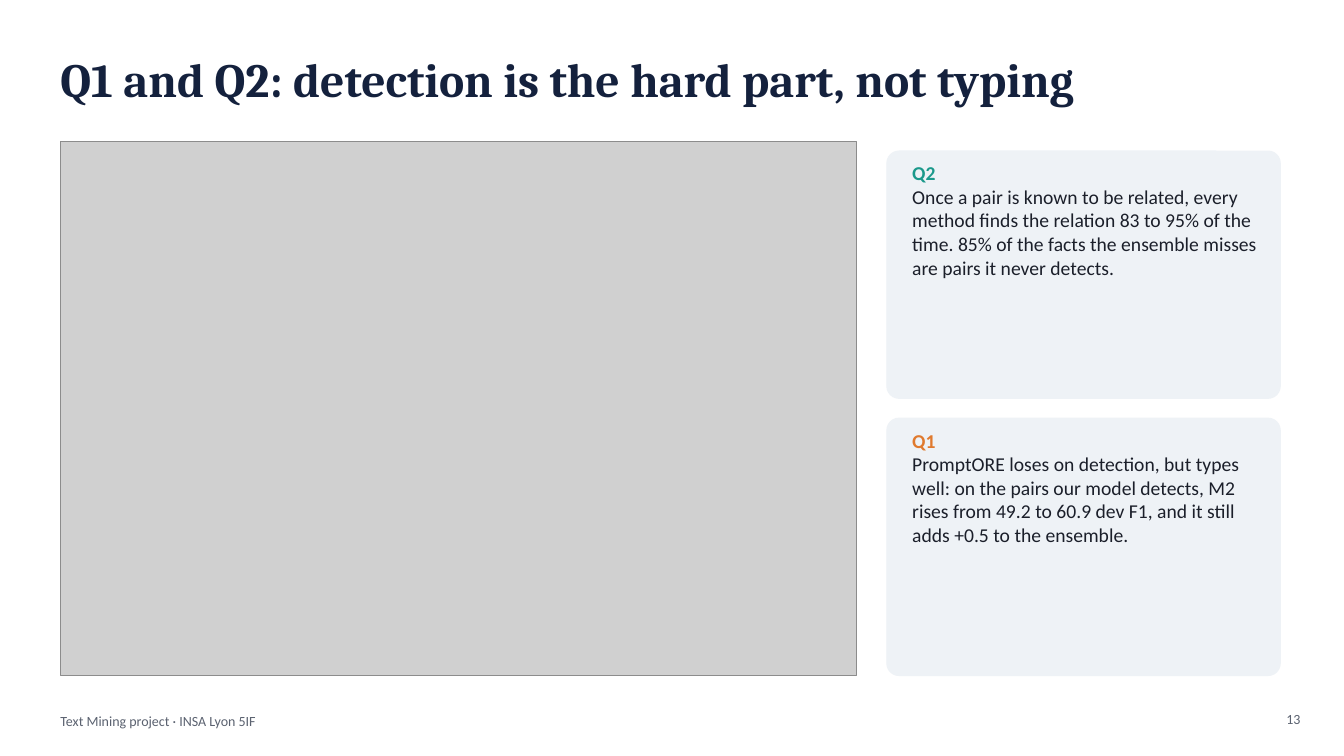
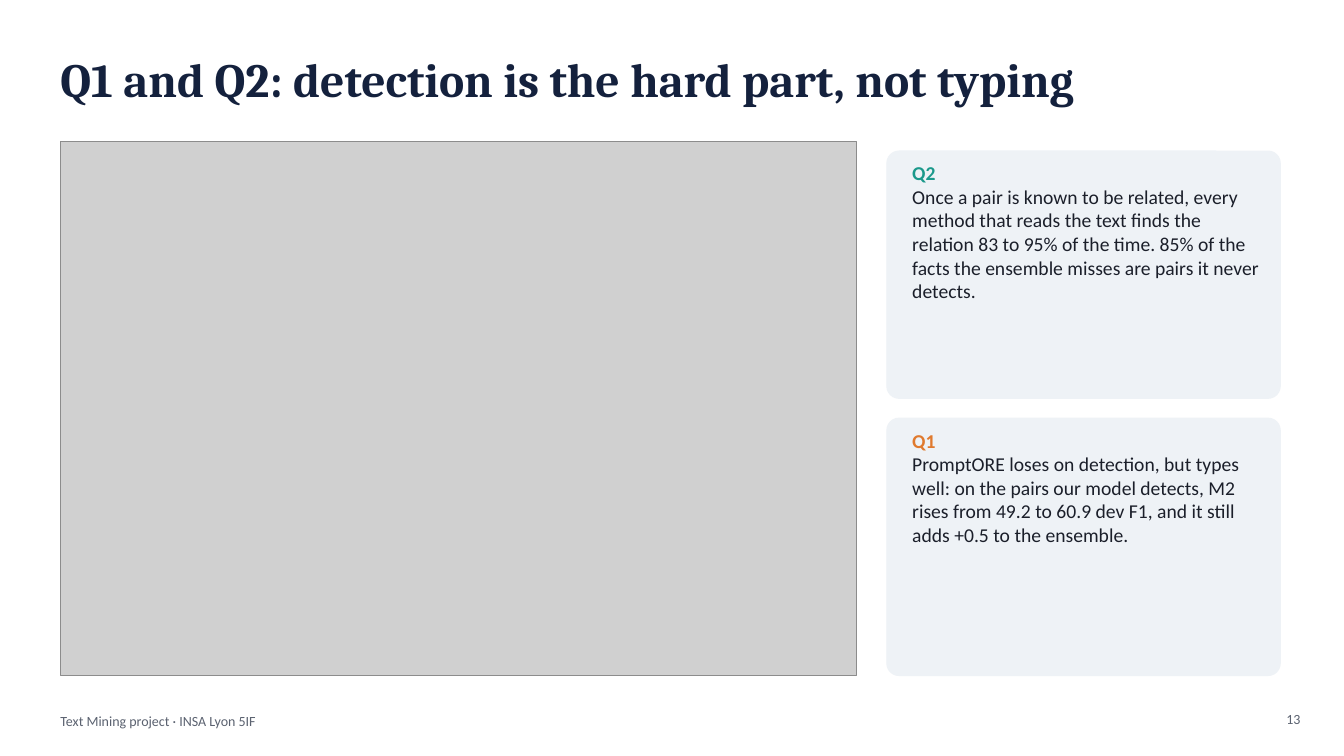
Before and after one commit to ZHU-Laurent/Knowledge-graph-extraction-from-text, a slide deck: slide 13 of report/presentation.pptx. Drawn at 1344x756 pixels with LibreOffice and Linux fonts; fonts in the diff are those of the drawing; grey boxes stand for pictures. Boxes give left, top, right and bottom in pixels: in the first picture for what was removed or moved away, otherwise in the second. Text is boxed around its words. In the diff, an @@ line names an element or a change of style, - is before the commit and + after.

Commit message:
docs: consistency pass after adding M0'
- report and slides: the typing range 83 to 95 is for methods that read the
  text; six method families
- README and plan: M0' in the method list and the results tables; label
  efficiency marked done
- visualize_graph.py: default data folder Linked-Re-DocRED, as everywhere else

```diff
--- a/report/presentation.pptx
+++ b/report/presentation.pptx
@@ text at (912, 190, 1258, 298): text changed @@
-Once a pair is known to be related, every method finds the relation 83 to 95% of the time. 85% of the facts the ensemble misses are pairs it never detects.
+Once a pair is known to be related, every method that reads the text finds the relation 83 to 95% of the time. 85% of the facts the ensemble misses are pairs it never detects.
```
Also in this commit, not shown: 6 other files.
